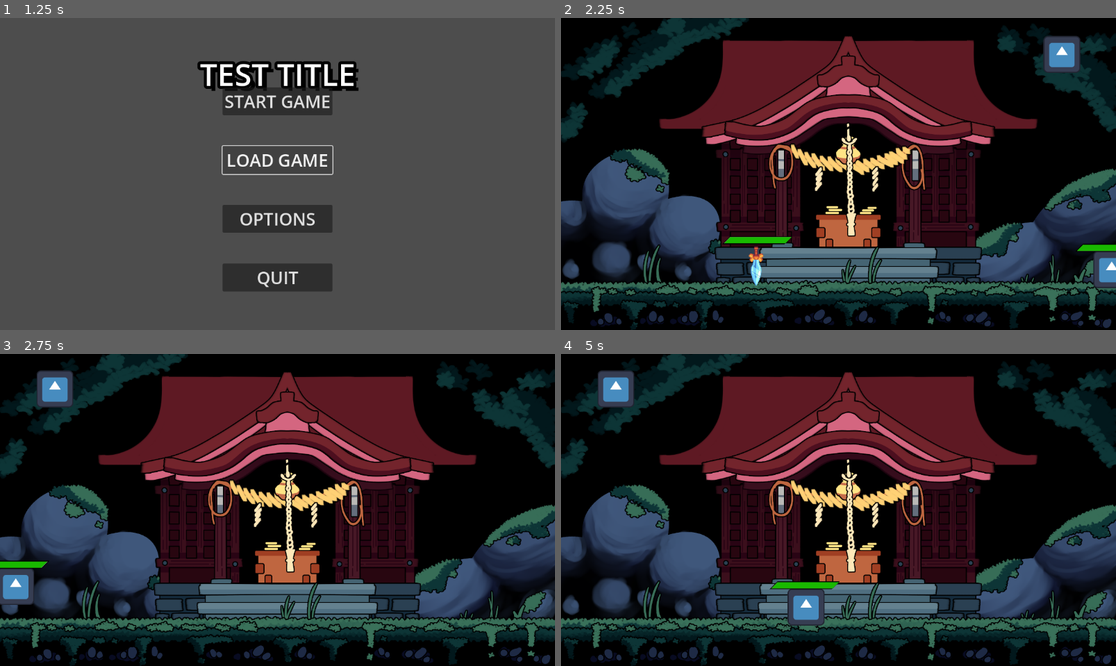
Above: before the commit, frames 1-4 (two rows, left to right).
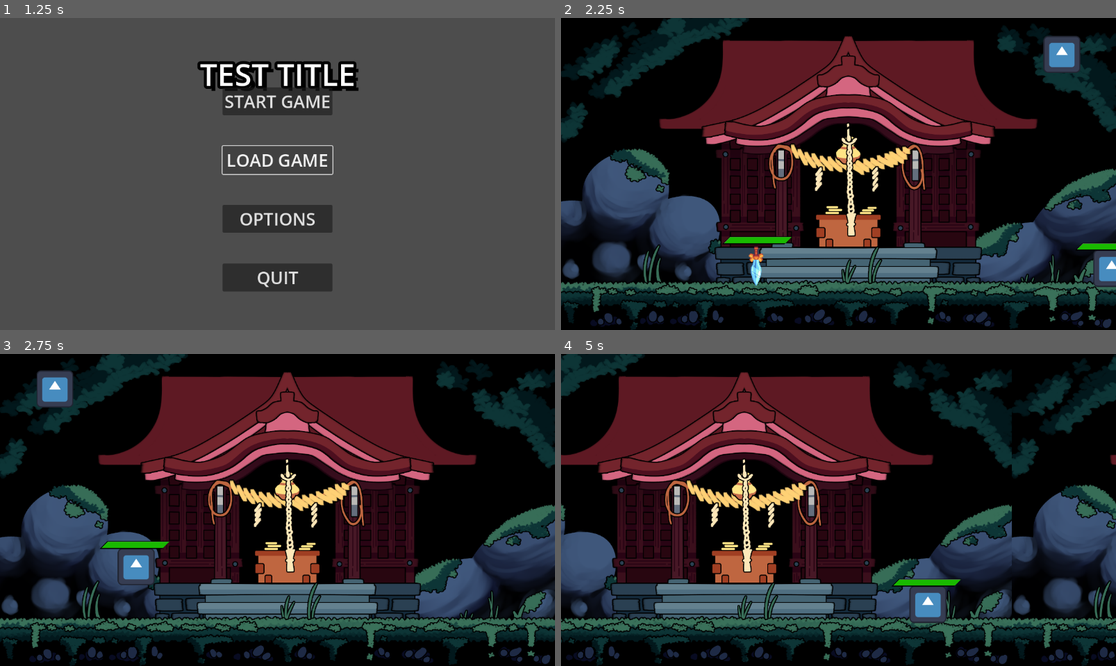
Above: after the commit, the same moments.

Repository: Estavioo/ShibaGithub
Game: Godot game, scene res://main_menu/Scene/full_menu.tscn
Two runs of this game, one before a commit and one after it. Both use one fixed random seed, a clock stepped at 60 frames per second and the inputs below. The engine's default icon, where the game draws it, is replaced by a stand-in: a white triangle on a blue panel in a dark square.
Inputs:
- Up to frame 1 (1.25 s): click "LOAD GAME" at 0.5 s
- Up to frame 2 (2.25 s): click "START GAME" at 1.25 s; hold D (Right) from 2.03 s (still down); tap Space (Attack) at 2.1 s
- Up to frame 3 (2.75 s): keep holding D (Right); tap W (Up) at 2.27 s; tap C (switch_state) at 2.3 s
- Up to frame 4 (5 s): tap C (switch_state) at 2.85, 3.8 s; tap W (Up) at 3.02, 4.52 s; tap Space (Attack) at 3.05, 3.6, 4.55 s; release D (Right) at 3.53 s; hold A (Left) 3.53-4.28 s; hold D (Right) from 4.28 s (still down); tap Shift (Dash) at 4.35 s

Frame 1 is identical in both runs. In frame 2, 0.2% of the frame differs, in the area x 92-100%, y 72-87%; in frame 3, 1.8%; in frame 4, 64%, in the area x 0-100%, y 0-100%.

Commit message:
Update to Code
- Attack Enemy
- Enemy die at 0 health
- player and enemy detection fixed
- enemy is still yet to stand still when attacking or chasing
- minor/major tweak of codes

Diff:
--- a/testmap/Code/KAPPA.gd
+++ b/testmap/Code/KAPPA.gd
@@ -1,7 +1,6 @@
 extends CharacterBody2D
 
 class_name enemies
-enum enemy_type {KAPPA, BAKANEKO}
 
 
 const SPEED = 300.0
@@ -15,9 +14,9 @@
 # Get the gravity from the project settings to be synced with RigidBody nodes.
 var gravity = ProjectSettings.get_setting("physics/2d/default_gravity")
 
+@onready var player = $"."
 @onready var detection_range = $"Detection/Detection Area"
 @onready var attack_range = $"Attack Range/Attack Range"
-@onready var damage_range = $"Damage/Damage Trigger"
 @onready var healthbar = $KAPPA_Health2
 
 var player_attack = false
@@ -26,11 +25,11 @@
 
 func _ready():
 	healthbar.value = health
-	health_regen()
+	#health_regen()
 
 func _physics_process(delta):
 	enemy_movement(delta)
-
+	enemy_health()
 func enemy_movement(delta):
 	# Add the gravity.
 	if not is_on_floor():
@@ -41,60 +40,58 @@
 		# Flip the sprite horizontally based on the direction
 		if velocity.x > 0:
 			default_direction = -1
-			detection_range.position.x = -175.75
-			attack_range.position.x = -118.5
-			damage_range.position.x = -80.5
+			detection_range.position.x = -155
+			attack_range.position.x = -73
 
 		elif velocity.x < 0:
 			default_direction = 1
-			detection_range.position.x = 175.75
-			attack_range.position.x = -10.5
-			damage_range.position.x = 80.5
+			detection_range.position.x = 168
+			attack_range.position.x = 80
 
 
 	velocity.x = default_direction * SPEED
 
 	if player_chase:
 		player_chasing(delta)
+
 	elif player_attack:
+		#player.enemy_atk()
 		velocity = Vector2.ZERO
 
 	move_and_slide()
 
-func health_regen():
-	while true:
-		await(get_tree().create_timer(2.0).timeout)
-		if health < 100 and player_chase == false:
-			health += 5
-			print("Enemy Current health: " + str(health))
+func enemy_health():
+	if healthbar.value == 0:
+		queue_free()
 
 func _on_detection_area_entered(area):
-	if area.is_in_group("player_hitbox"):
+	if area.is_in_group("player_body"):
+		print("Player")
 		player_chase = true
 		target_position = area.global_position
+
 
 func _on_detection_area_exited(_area):
 	player_chase = false
 
-func _on_attack_area_entered(area):
-	if area.is_in_group("player_body"):
-		player_attack = true
-
-func _on_attack_area_exited(_area):
-	player_attack = false
-
-func player_chasing(_delta):
+#polish player_chasing, problem: not standing still when fighting player; it goes to the other way when they collide
+func player_chasing(delta):
 	var direction = (target_position - global_position).normalized()
 	var distance_to_target = target_position.distance_to(global_position)
 	if distance_to_target < attack_range.scale.x / 2:
 		# Player is within attack range, stay still and attack
 		velocity = Vector2.ZERO
+
 	else:
 		# Player is outside attack range, chase the player
 		velocity = direction * SPEED
 	velocity.y = 0
+
+
 	move_and_slide()
 
-func _on_damage_area_entered(body):
-	if "Player" in body.name:
-		body.enemy_atk()
+func _on_attack_range_area_entered(area):
+	if area.is_in_group("player_body"):
+		player_attack = true
+func _on_attack_range_area_exited(area):
+	player_attack = false
--- a/testmap/Code/Player.gd
+++ b/testmap/Code/Player.gd
@@ -8,6 +8,8 @@
 var playerData = PlayerData.new()
 
 var SPEED = 49870
+var SPEED_HAYAI = SPEED
+var SPEED_TSUYOI = 60000
 const JUMP_VELOCITY = -500.0
 
 const SPEED_DASH = 149610
@@ -25,6 +27,7 @@
 var health = 100
 var regen = false
 @onready var healthbar = $Player_Health
+@onready var kappa_health_2 = $"../Kappa/KAPPA_Health2"
 
 var enemy_inrange = false
 var enemy_cooldown = true
@@ -32,6 +35,8 @@
 
 func _ready():
 	verify_save_directory(save_file_path)
+	health = healthbar.value
+	healthbar.value = health
 
 func verify_save_directory(path: String):
 	DirAccess.make_dir_absolute(path)
@@ -51,52 +56,43 @@
 func _physics_process(delta):
 	save_progress()
 	player_movement(delta)
-	player_health(delta)
+	player_health()
 	player_attack()
 
+	if regen and enemy_inrange == false:
+		healthbar.health_regen()
 
-	#test healthbar
+	#test Player Healthbar
 	#if Input.is_action_just_pressed("Left"):
-	#	healthbar.value -= 20
+	#	healthbar.value -= 50
+
 
 func player_attack():
 	switch_state()
 	if Input.is_action_just_pressed("Attack"):
 		print(str(damage))
-	if Input.is_action_just_pressed("Attack") and enemy_inrange == true:
-		print("Oke")
+		if enemy_inrange:
+			print("attacked")
+			kappa_health_2.health_damaged()
 
 func switch_state():
 	if Input.is_action_just_pressed("switch_state"):
 		if current_state == State.HAYAI:
 			print("Switched to TSUYOI")
 			current_state = State.TSUYOI
-			SPEED = 10
+			SPEED = SPEED_TSUYOI
 			damage = 20
 		else:
 			current_state = State.HAYAI
 			print("Switched to HAYAI")
-			SPEED = 600.0
+			SPEED = SPEED_HAYAI
 			damage = 30
 
-func enemy_atk():
-	if enemy_inrange and enemy_cooldown == true:
-		health -= 5
-		enemy_cooldown = false
-		$atk_cool.start()
-		print(health)
-
-
-func player_health(delta):
-	#Still can't heal for each timer interval
+func player_health():
 	if healthbar.value < 100:
 		regen = true
 	else:
 		regen = false
-	if regen:
-		healthbar.health_regen(delta)
-	if Input.is_action_just_pressed("Left"):
-		healthbar.value -= 20
 
 func save_progress():
 	if Input.is_action_just_pressed("Save"):
@@ -149,17 +145,23 @@
 func _on_atk_cool_timeout():
 	enemy_cooldown = true
 
-func _on_area_2d_area_entered(area):
-	if area.is_in_group("enemy attackrange"):
+func _on_attack_defense_area_entered(area):
+	if area.is_in_group("enemy_body"):
 		enemy_inrange = true
-func _on_area_2d_area_exited(area):
-	if area.is_in_group("enemy attackrange"):
+
+func _on_attack_defense_area_exited(area):
+	if area.is_in_group("enemy_body"):
 		enemy_inrange = false
 
-
-func _on_attack_defense_area_entered(area):
-	if area.is_in_group("enemy"):
-		print("enemy")
-
-func _on_attack_defense_area_exited(area):
-	pass # Replace with function body.
+func enemy_atk():
+	if enemy_inrange and enemy_cooldown == true:
+		health -= 5
+		enemy_cooldown = false
+		$atk_cool.start()
+		print(health)
+func _on_body_area_entered(area):
+	if area.is_in_group("enemy attackrange"):
+		pass
+func _on_body_area_exited(area):
+	if area.is_in_group("enemy attackrange"):
+		pass
--- a/testmap/HealthBar/Scene/Kappa_Healthbar.gd
+++ b/testmap/HealthBar/Scene/Kappa_Healthbar.gd
@@ -2,10 +2,6 @@
 
 
 func health_damaged():
+	value -= 5
+func health_regen():
 	pass
-
-func health_regen(delta):
-	if value < 100:
-		await get_tree().create_timer(3.0).timeout
-		value += 5
-		print("Health: " + str(value))
--- a/testmap/HealthBar/Script/healthbar_2.gd
+++ b/testmap/HealthBar/Script/healthbar_2.gd
@@ -1,11 +1,7 @@
 extends ProgressBar
-
 
 func health_damaged():
 	pass
 
-func health_regen(delta):
-	if value < 100:
-		await get_tree().create_timer(3.0).timeout
-		value += 5
-		print("Health: " + str(value))
+func health_regen():
+	value += 5
--- a/testmap/Scenes/KAPPA.tscn
+++ b/testmap/Scenes/KAPPA.tscn
@@ -6,14 +6,14 @@
 [sub_resource type="RectangleShape2D" id="RectangleShape2D_6buaw"]
 size = Vector2(57, 143)
 
-[sub_resource type="RectangleShape2D" id="RectangleShape2D_456w2"]
-size = Vector2(20, 138)
-
-[sub_resource type="RectangleShape2D" id="RectangleShape2D_r22ew"]
-size = Vector2(21, 140)
+[sub_resource type="RectangleShape2D" id="RectangleShape2D_3s5xg"]
+size = Vector2(55, 143)
 
 [sub_resource type="RectangleShape2D" id="RectangleShape2D_yx77e"]
 size = Vector2(231, 141)
+
+[sub_resource type="RectangleShape2D" id="RectangleShape2D_456w2"]
+size = Vector2(58, 142)
 
 [node name="KAPPA" type="CharacterBody2D" groups=["enemy"]]
 collision_layer = 8
@@ -25,39 +25,33 @@
 rotation = 1.5708
 texture = ExtResource("1_w5qvk")
 
-[node name="CollisionShape2D" type="CollisionShape2D" parent="."]
+[node name="CollisionShape2D" type="CollisionShape2D" parent="." groups=["enemy"]]
 position = Vector2(1.5, -0.5)
 shape = SubResource("RectangleShape2D_6buaw")
 
-[node name="Attack Range" type="Area2D" parent="." groups=["enemy_attackRange"]]
-collision_layer = 4
-collision_mask = 4
+[node name="Body" type="Area2D" parent="." groups=["enemy_body"]]
 
-[node name="Attack Range" type="CollisionShape2D" parent="Attack Range"]
-position = Vector2(53, 0)
-shape = SubResource("RectangleShape2D_456w2")
-debug_color = Color(0.909492, 0.220964, 0.51015, 0.42)
-
-[node name="Damage" type="Area2D" parent="."]
-collision_layer = 4
-collision_mask = 4
-
-[node name="Damage Trigger" type="CollisionShape2D" parent="Damage"]
-position = Vector2(74, 0)
-shape = SubResource("RectangleShape2D_r22ew")
-debug_color = Color(0.148439, 0.627665, 0.435398, 0.42)
+[node name="CollisionShape2D" type="CollisionShape2D" parent="Body"]
+position = Vector2(1.5, -0.5)
+shape = SubResource("RectangleShape2D_3s5xg")
 
 [node name="Detection" type="Area2D" parent="." groups=["enemy_hitbox"]]
-collision_layer = 4
+collision_layer = 0
 collision_mask = 4
 
 [node name="Detection Area" type="CollisionShape2D" parent="Detection"]
-position = Vector2(157, 1)
+position = Vector2(-149, 0)
 shape = SubResource("RectangleShape2D_yx77e")
+debug_color = Color(0.510463, 0.577854, 3.85046e-07, 0.42)
 
+[node name="Attack Range" type="Area2D" parent="." groups=["enemy_attackRange"]]
+
+[node name="Attack Range" type="CollisionShape2D" parent="Attack Range"]
+position = Vector2(-62, 0)
+shape = SubResource("RectangleShape2D_456w2")
+debug_color = Color(1, 0, 0, 0.419608)
+
+[connection signal="area_entered" from="Detection" to="." method="_on_detection_area_entered"]
+[connection signal="area_exited" from="Detection" to="." method="_on_detection_area_exited"]
 [connection signal="area_entered" from="Attack Range" to="." method="_on_attack_range_area_entered"]
 [connection signal="area_exited" from="Attack Range" to="." method="_on_attack_range_area_exited"]
-[connection signal="body_entered" from="Attack Range" to="." method="_on_attack_range_body_entered"]
-[connection signal="area_entered" from="Damage" to="." method="_on_damage_area_entered"]
-[connection signal="area_entered" from="Detection" to="." method="_on_detection_area_entered"]
-[connection signal="area_exited" from="Detection" to="." method="_on_detection_area_exited"]
--- a/testmap/Scenes/Player.tscn
+++ b/testmap/Scenes/Player.tscn
@@ -4,11 +4,13 @@
 [ext_resource type="Texture2D" uid="uid://dgrmkak6bykgx" path="res://Sprites/icon.svg" id="2_fun2b"]
 
 [sub_resource type="RectangleShape2D" id="RectangleShape2D_0o6h2"]
-size = Vector2(2, 2)
+size = Vector2(131, 128)
 
 [sub_resource type="RectangleShape2D" id="RectangleShape2D_s4qfx"]
+size = Vector2(131, 128)
 
 [sub_resource type="RectangleShape2D" id="RectangleShape2D_cn0t0"]
+size = Vector2(50, 130)
 
 [node name="Player" type="CharacterBody2D"]
 collision_mask = 6
@@ -19,6 +21,7 @@
 texture = ExtResource("2_fun2b")
 
 [node name="CollisionShape2D" type="CollisionShape2D" parent="."]
+position = Vector2(-2, 0)
 shape = SubResource("RectangleShape2D_0o6h2")
 
 [node name="Dash" type="Timer" parent="."]
@@ -29,14 +32,22 @@
 one_shot = true
 
 [node name="Body" type="Area2D" parent="." groups=["player_body"]]
+visible = false
+collision_layer = 4
+collision_mask = 4
 
 [node name="CollisionShape2D" type="CollisionShape2D" parent="Body"]
+position = Vector2(-1.5, 0)
 shape = SubResource("RectangleShape2D_s4qfx")
 
-[node name="Attack_Defense" type="Area2D" parent="." groups=["player_hitbox"]]
+[node name="Attack_Defense" type="Area2D" parent="." groups=["Attack"]]
+collision_layer = 9
+collision_mask = 9
 
 [node name="CollisionShape2D" type="CollisionShape2D" parent="Attack_Defense"]
+position = Vector2(-110, 0)
 shape = SubResource("RectangleShape2D_cn0t0")
+debug_color = Color(0.707418, 0.477769, 0.276075, 0.42)
 
 [node name="atk_cool" type="Timer" parent="."]
 
--- a/testmap/Scenes/main.tscn
+++ b/testmap/Scenes/main.tscn
@@ -48,6 +48,7 @@
 offset_top = -89.0
 offset_right = 103.0
 offset_bottom = -62.0
+value = 100.0
 
 [node name="Shrine3" parent="." instance=ExtResource("2_1lm3k")]
 position = Vector2(3840, 0)
--- a/testmap/project.godot
+++ b/testmap/project.godot
@@ -31,7 +31,6 @@
 "deadzone": 0.5,
 "events": [Object(InputEventKey,"resource_local_to_scene":false,"resource_name":"","device":-1,"window_id":0,"alt_pressed":false,"shift_pressed":false,"ctrl_pressed":false,"meta_pressed":false,"pressed":false,"keycode":0,"physical_keycode":87,"key_label":0,"unicode":119,"echo":false,"script":null)
 , Object(InputEventKey,"resource_local_to_scene":false,"resource_name":"","device":-1,"window_id":0,"alt_pressed":false,"shift_pressed":false,"ctrl_pressed":false,"meta_pressed":false,"pressed":false,"keycode":0,"physical_keycode":4194320,"key_label":0,"unicode":0,"echo":false,"script":null)
-, Object(InputEventKey,"resource_local_to_scene":false,"resource_name":"","device":-1,"window_id":0,"alt_pressed":false,"shift_pressed":false,"ctrl_pressed":false,"meta_pressed":false,"pressed":false,"keycode":0,"physical_keycode":32,"key_label":0,"unicode":32,"echo":false,"script":null)
 ]
 }
 Down={
